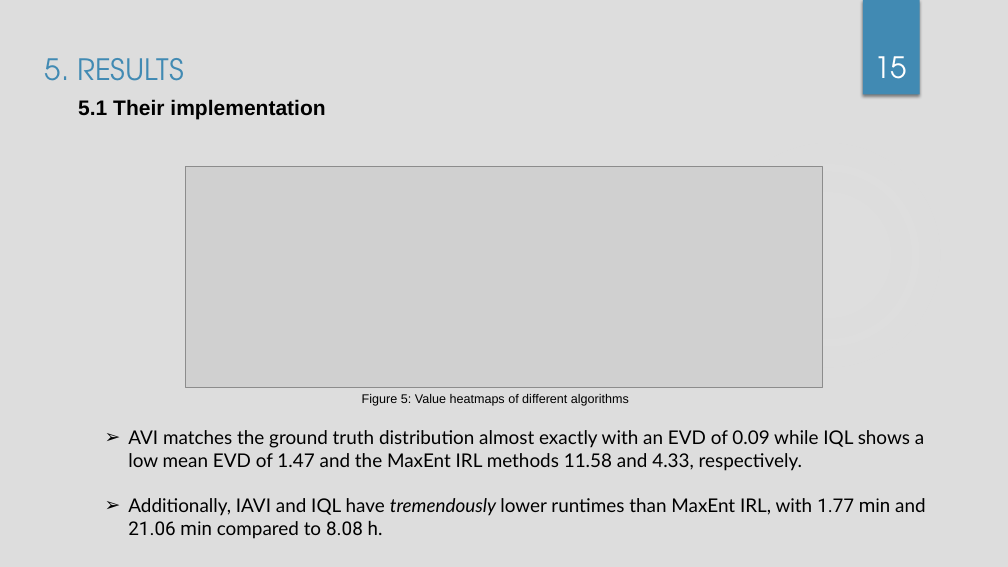
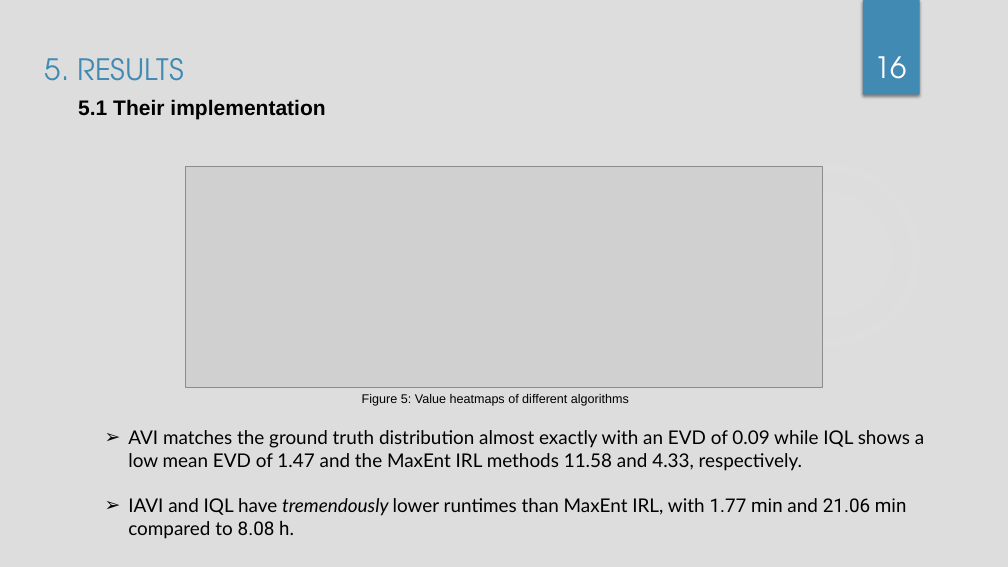
Before and after one commit to chinthaka0531/inverse_q_learning, a slide deck: slide 16 of docs/Deep_Inverse_Q_Learning-chinthaka.pptx (slide 15 before the commit). Drawn at 1008x567 pixels with LibreOffice and Linux fonts; fonts in the diff are those of the drawing; grey boxes stand for pictures; background and template pictures are left out. Boxes give left, top, right and bottom in pixels: in the first picture for what was removed or moved away, otherwise in the second. Text is boxed around its words. In the diff, an @@ line names an element or a change of style, - is before the commit and + after.

Commit message:
added iavi

```diff
--- a/docs/Deep_Inverse_Q_Learning-chinthaka.pptx
+++ b/docs/Deep_Inverse_Q_Learning-chinthaka.pptx
@@ page number at bbox=[874, 56, 907, 79]: text changed @@
-15
+16
@@ text at bbox=[128, 498, 907, 539]: text changed @@
-➢ Additionally, IAVI and IQL have tremendously lower runtimes than MaxEnt IRL, with 1.77 min and 21.06 min compared to 8.08 h.
+➢ IAVI and IQL have tremendously lower runtimes than MaxEnt IRL, with 1.77 min and 21.06 min compared to 8.08 h.
```
Also in this commit, not shown: 3 other slides changed, 2 slides added, 1 slide removed, 12 other files.
